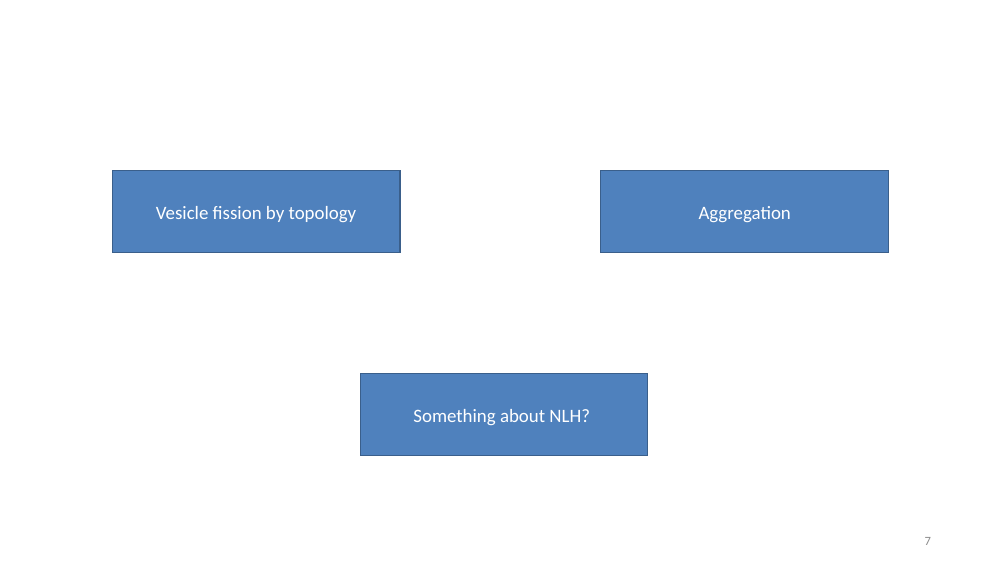
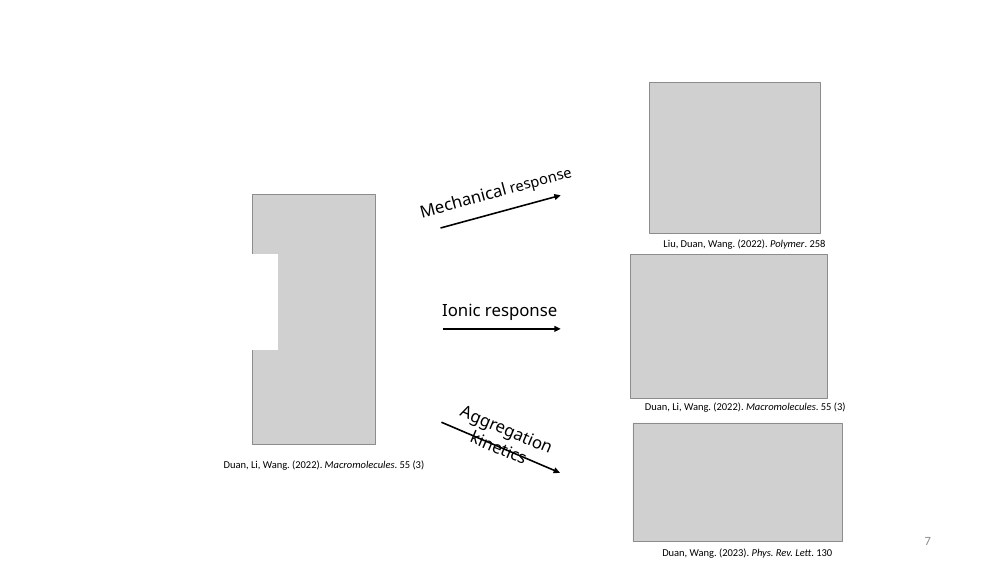
Before and after one commit to tyokokur/presentations, a slide deck: slide 7 of 20230427 CBE Student Colloquium.pptx. Drawn at 1008x567 pixels with LibreOffice and Linux fonts; fonts in the diff are those of the drawing; grey boxes stand for pictures; background and template pictures are left out. Boxes give left, top, right and bottom in pixels: in the first picture for what was removed or moved away, otherwise in the second. Text is boxed around its words. In the diff, an @@ line names an element or a change of style, - is before the commit and + after.

```diff
--- a/20230427 CBE Student Colloquium.pptx
+++ b/20230427 CBE Student Colloquium.pptx
@@ picture added at (x1=650, y1=82, x2=821, y2=234) @@
@@ rectangle removed at (x1=113, y1=171, x2=401, y2=253) @@
-Vesicle fission by topology
@@ text added at (x1=398, y1=152, x2=593, y2=230), 16 pt, text #000000 @@
+Mechanical response
@@ rectangle removed at (x1=601, y1=171, x2=889, y2=253) @@
-Aggregation
@@ picture added at (x1=253, y1=194, x2=375, y2=445) @@
@@ arrow added from (441, 228) to (561, 195), #000000 1.5 pt @@
@@ text added at (x1=663, y1=239, x2=826, y2=249), 10 pt, text #000000 @@
+Liu, Duan, Wang. (2022). Polymer. 258
@@ rectangle added at (x1=253, y1=254, x2=277, y2=349), fill #FFFFFF, outline #FFFFFF 1 pt @@
@@ picture added at (x1=631, y1=254, x2=828, y2=398) @@
@@ text added at (x1=442, y1=303, x2=557, y2=320), 16 pt, text #000000 @@
+Ionic response
@@ arrow added from (443, 329) to (561, 329), #000000 1.5 pt @@
@@ rectangle removed at (x1=360, y1=374, x2=648, y2=455) @@
-Something about NLH?
@@ text added at (x1=424, y1=383, x2=590, y2=475), 16 pt, text #000000 @@
+Aggregation kinetics
@@ text added at (x1=645, y1=402, x2=846, y2=412), 10 pt, text #000000 @@
+Duan, Li, Wang. (2022). Macromolecules. 55 (3)
@@ arrow added from (442, 423) to (560, 473), #000000 1.5 pt @@
@@ picture added at (x1=633, y1=423, x2=842, y2=541) @@
@@ text added at (x1=224, y1=460, x2=425, y2=470), 10 pt, text #000000 @@
+Duan, Li, Wang. (2022). Macromolecules. 55 (3)
@@ text added at (x1=662, y1=548, x2=832, y2=558), 10 pt, text #000000 @@
+Duan, Wang. (2023). Phys. Rev. Lett. 130
```
Also in this commit, not shown: 1 other slide changed.
